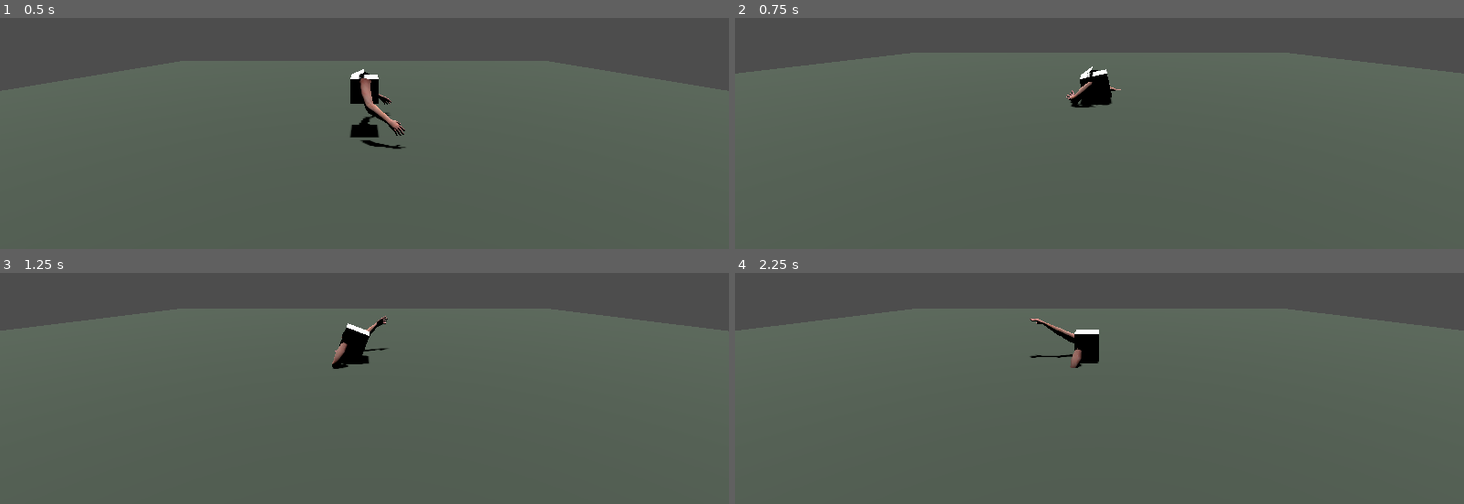
Above: before the commit, frames 1-4 (two rows, left to right).
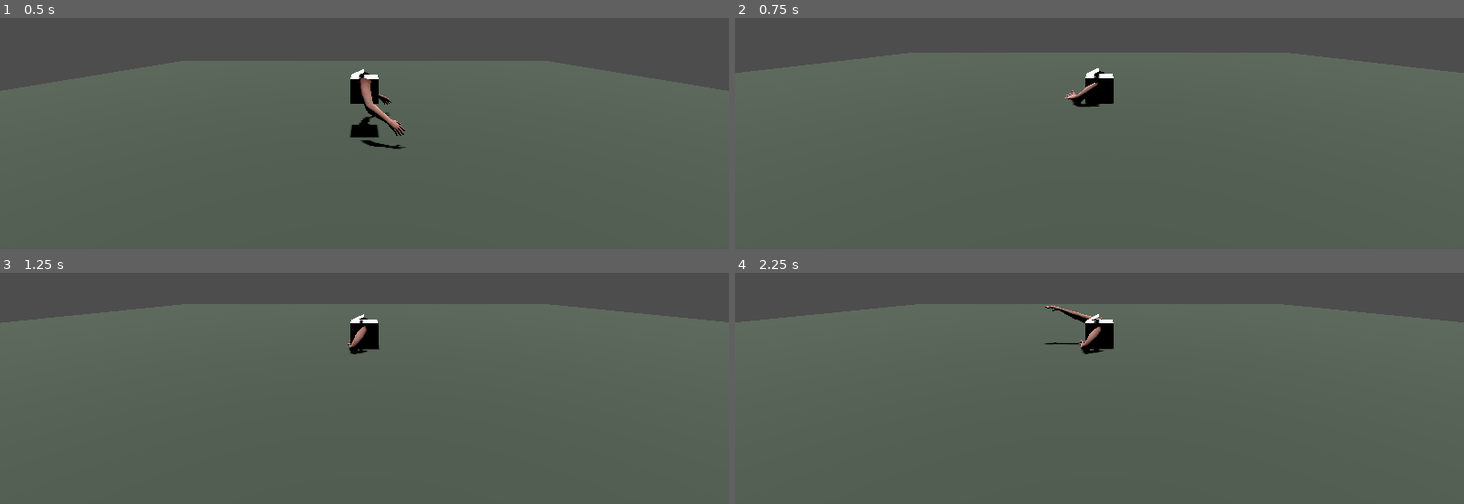
Above: after the commit, the same moments.

Repository: AnuragVinodh/arm-guy-game
Game: Godot game, scene res://scenes/main.tscn
Same seed, same stepped clock (60 frames per second), same inputs: the game is played once before the commit and once after it. This scene is started directly instead of the project's main scene.
Inputs (mouse positions are in pixels of both pictures, inside the frame that each line leads up to):
- Up to frame 1 (0.5 s): no input
- Up to frame 2 (0.75 s): move the mouse to (1063, 126) at 0.52 s; hold D from 0.53 s (still down); click (1063, 126) at 0.67 s
- Up to frame 3 (1.25 s): keep holding D
- Up to frame 4 (2.25 s): release D at 1.25 s; drag from (1318, 360) to (1063, 381) at 1.27 s; move the mouse to (outside the picture) at 2.02 s; hold A from 2.03 s (still down)

Frame 1 is identical in both runs. In frame 2, 0.4% of the frame differs, in the area x 0-100%, y 15-39%; in frame 3, 3.2%; in frame 4, 3.4%, in the area x 0-100%, y 13-42%.

Commit message:
Fix grab

Diff:
--- a/scenes/player/arms.gd
+++ b/scenes/player/arms.gd
@@ -51,11 +51,12 @@
 @export_range(0.0, 0.5, 0.01) var surface_offset: float = 0.1
 
 ## GRAB = PIVOT. A gripping hand is pinned to its grab point and the body orbits
-## that point at a fixed radius (the arm length at the moment of grabbing). While
-## that arm's pose key is held the cursor sets the *angle* — sweep it around the
-## anchor and the body swings around it like a hand on a clock; release the key and
-## the body holds its current angle. `swing_strength` is how hard it chases that
-## angle; `max_swing_speed` caps the swing so a fast cursor flick doesn't teleport.
+## that point. While that arm's pose key is held the cursor steers like a steering
+## wheel — rotating it around the anchor turns the body the SAME way, starting from
+## wherever the body is when steering begins (so a grab never snaps the body across
+## the pivot). Release the key and the grip goes passive (free pendulum).
+## `swing_strength` is how hard it chases the steered angle; `max_swing_speed` caps
+## the swing so a fast cursor flick doesn't teleport.
 @export_range(1.0, 40.0, 0.5) var swing_strength: float = 18.0
 @export var max_swing_speed: float = 16.0
 
@@ -156,6 +157,10 @@
 			"prev_desired": null,   # last frame's commanded hand pos (world), for push
 			"swing_angle": 0.0,     # body's angle around the anchor (play plane), for fling
 			"swing_omega": 0.0,     # smoothed angular speed of the swing, rad/s
+			"steering": false,        # mid active-steer session? (relative cursor steering)
+			"steer_body_ang": 0.0,    # body's orbit angle the current steer started from (rad)
+			"steer_cursor_ang": 0.0,  # last cursor angle around the anchor (rad)
+			"steer_has_cursor": false,# was the cursor off the pivot last steer frame?
 		})
 
 	# Start the target somewhere sensible so the first frame doesn't lurch.
@@ -260,6 +265,9 @@
 	# into the surface, fighting the reach-clamp and making the body spasm — so the
 	# orbit radius stays fixed for non-bar grabs.
 	chain["on_bar"] = body != null and body.has_method("axis_center")
+	# Fresh grab: clear any stale steer session so the first steer frame re-pins the
+	# body's angle here (no snap across the pivot).
+	chain["steering"] = false
 	# How far the radius may straighten out: extend only by the arm's current slack
 	# (full reach from the shoulder minus how extended it already is), so pulling the
 	# arm taut into a spoke can't yank the hand off the anchor.
@@ -319,21 +327,36 @@
 		chain["swing_omega"] = lerpf(chain["swing_omega"], inst_omega, clampf(spin_smooth * delta, 0.0, 1.0))
 
 		if Input.is_key_pressed(chain["key"]):
-			# ACTIVE: the cursor steers the swing. On a bar, also ease the radius out
-			# toward full reach so the arm straightens into a rigid spoke.
+			# ACTIVE: the cursor steers like a steering wheel — rotating it around the
+			# anchor rotates the body the SAME way, starting from wherever the body is
+			# when steering begins. So grabbing/holding never snaps the body across the
+			# pivot; it only turns as you turn the cursor. On a bar, also ease the
+			# radius out toward full reach so the arm straightens into a rigid spoke.
 			if chain["on_bar"]:
 				chain["pivot_r"] = move_toward(chain["pivot_r"], chain["pivot_r_max"], straighten_speed * delta)
-			var dir: Vector3 = to_body
-			var rel: Vector3 = _target_world - chain["anchor"]
-			if rel.length() > 1e-4:
-				dir = rel
-			if dir.length() < 1e-4:
-				dir = Vector3.UP
-			target += chain["anchor"] + dir.normalized() * chain["pivot_r"]
+			var cursor_rel: Vector3 = _target_world - chain["anchor"]
+			var has_cursor: bool = cursor_rel.length() > 0.1  # ignore a cursor on the pivot
+			var cursor_ang: float = atan2(cursor_rel.y, cursor_rel.x) if has_cursor else 0.0
+			if not chain["steering"]:
+				# Begin a steer session: pin the body's CURRENT angle as the start so
+				# there's no jump; the cursor only adds rotation from here on.
+				chain["steering"] = true
+				chain["steer_body_ang"] = atan2(to_body.y, to_body.x)
+				chain["steer_cursor_ang"] = cursor_ang
+				chain["steer_has_cursor"] = has_cursor
+			elif has_cursor:
+				# Add however far the cursor swept around the anchor since last frame.
+				if chain["steer_has_cursor"]:
+					chain["steer_body_ang"] += wrapf(cursor_ang - chain["steer_cursor_ang"], -PI, PI)
+				chain["steer_cursor_ang"] = cursor_ang
+				chain["steer_has_cursor"] = true
+			var ba: float = chain["steer_body_ang"]
+			target += chain["anchor"] + Vector3(cos(ba), sin(ba), 0.0) * chain["pivot_r"]
 			active += 1
 		else:
-			# PASSIVE: key up — no cursor steering. Gravity and momentum drive it; we
-			# only keep it on the rope (below) so the hand stays attached.
+			# PASSIVE: key up — no cursor steering. End the steer session (so the next
+			# one re-pins) and let gravity/momentum drive it via the rope (below).
+			chain["steering"] = false
 			passive.append(chain)
 
 	# An actively-steered grip wins: velocity-drive the torso toward the cursor spot.
Not shown, changed: CLAUDE.md
